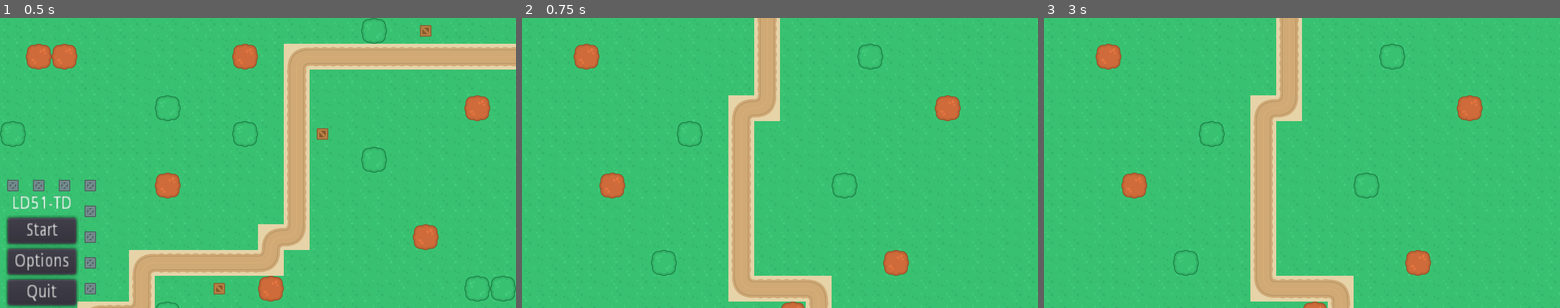
Above: before the commit, frames 1-3 (left to right).
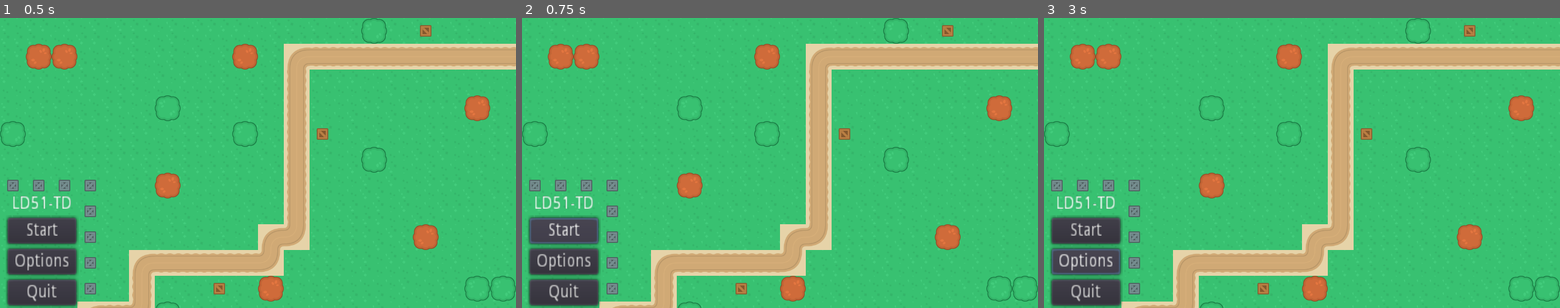
Above: after the commit, the same moments.

Repository: ld-51-game-jam/LD51-TD
Game: Godot game, scene res://src/start_menu/StartScene.tscn
The game is run twice, just before and just after one commit, with the same random seed, the same clock (stepped at 60 frames per second) and the same inputs.
Inputs (mouse positions are in pixels of both pictures, inside the frame that each line leads up to):
- Up to frame 1 (0.5 s): no input
- Up to frame 2 (0.75 s): click "Start" at 0.5 s
- Up to frame 3 (3 s): click (1085, 229) at 1.25 s, where only the run after the commit has a clickable "Start"; click (1085, 229) at 2 s, where only the run after the commit has a clickable "Start"; click (1085, 261) at 2.75 s, where only the run after the commit has a clickable "Options"

Frame 1 is identical in both runs. In frame 2, 26% of the frame differs, in the area x 0-100%, y 0-100%; in frame 3, 26%.

Commit message:
added turrets and ballista boilerplate turrets will follow your mouse cursor on level one

Diff:
--- a/src/levels/LevelOne.tscn
+++ b/src/levels/LevelOne.tscn
@@ -1,8 +1,12 @@
-[gd_scene load_steps=6 format=2]
+[gd_scene load_steps=10 format=2]
 
 [ext_resource path="res://assets/props/treeGreen_large.png" type="Texture" id=1]
 [ext_resource path="res://assets/props/treeBrown_large.png" type="Texture" id=2]
 [ext_resource path="res://assets/base/terrainTiles_default.png" type="Texture" id=3]
+[ext_resource path="res://src/towers/Tower2.tscn" type="PackedScene" id=4]
+[ext_resource path="res://src/towers/Missle1.tscn" type="PackedScene" id=5]
+[ext_resource path="res://src/towers/Ballistae.tscn" type="PackedScene" id=6]
+[ext_resource path="res://src/towers/Tower1.tscn" type="PackedScene" id=7]
 
 [sub_resource type="TileSet" id=1]
 0/name = "terrainTiles_default.png 0"
@@ -122,3 +126,21 @@
 tile_set = SubResource( 2 )
 format = 1
 tile_data = PoolIntArray( -65527, 1, 0, 9, 1, 0, 65538, 2, 0, 65545, 1, 0, 65549, 3, 0, 131081, 1, 0, 196616, 1, 65538, …(321 unchanged characters)…
+
+[node name="Turrets" type="Node2D" parent="."]
+
+[node name="Tower1" parent="Turrets" instance=ExtResource( 7 )]
+position = Vector2( 618.022, 345.893 )
+z_index = 1
+
+[node name="Tower2" parent="Turrets" instance=ExtResource( 4 )]
+position = Vector2( 441.072, 382.756 )
+z_index = 1
+
+[node name="Missle1" parent="Turrets" instance=ExtResource( 5 )]
+position = Vector2( 472.961, 239.285 )
+z_index = 1
+
+[node name="Ballistae" parent="Turrets" instance=ExtResource( 6 )]
+position = Vector2( 705.151, 246.226 )
+z_index = 1
Binary file changed: assets/towers/weapons/Ballistae_ammo.png
Binary file changed: assets/towers/weapons/Ballistae_firing.png
Binary file changed: assets/towers/weapons/Ballistae_idle.png
